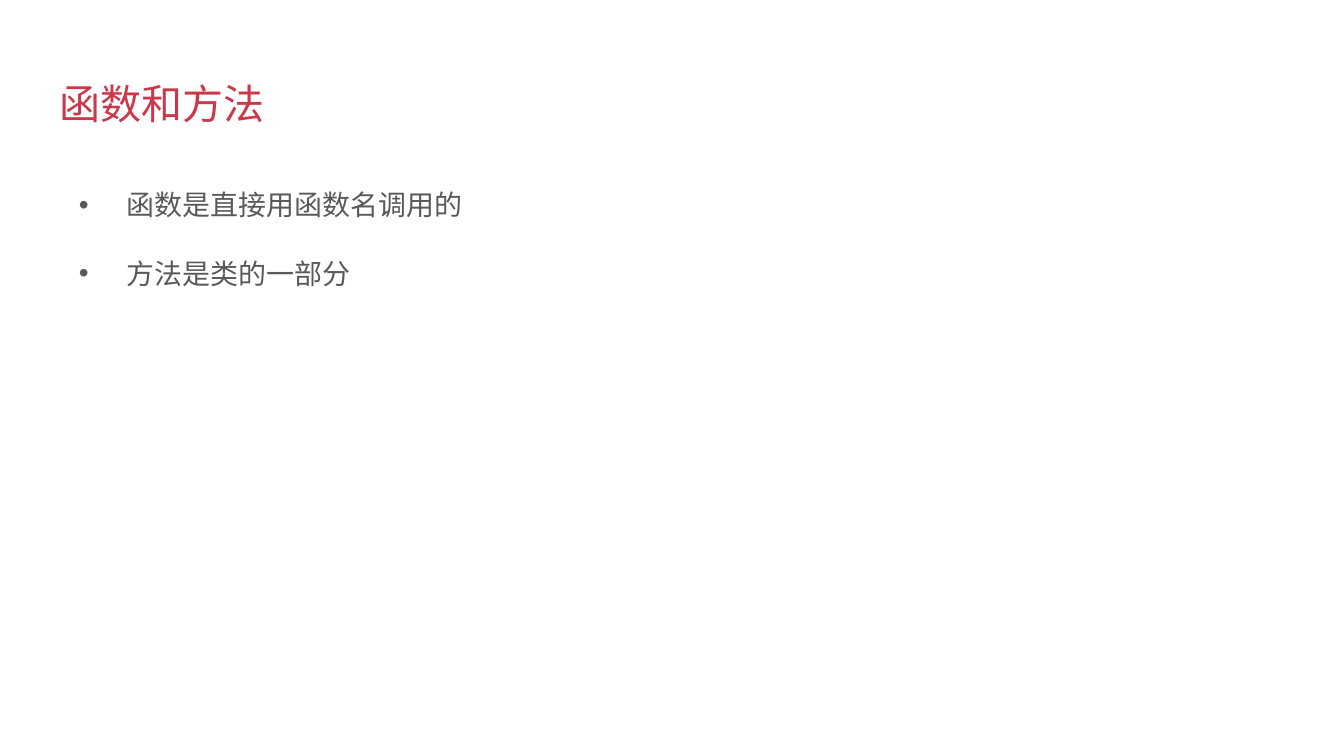
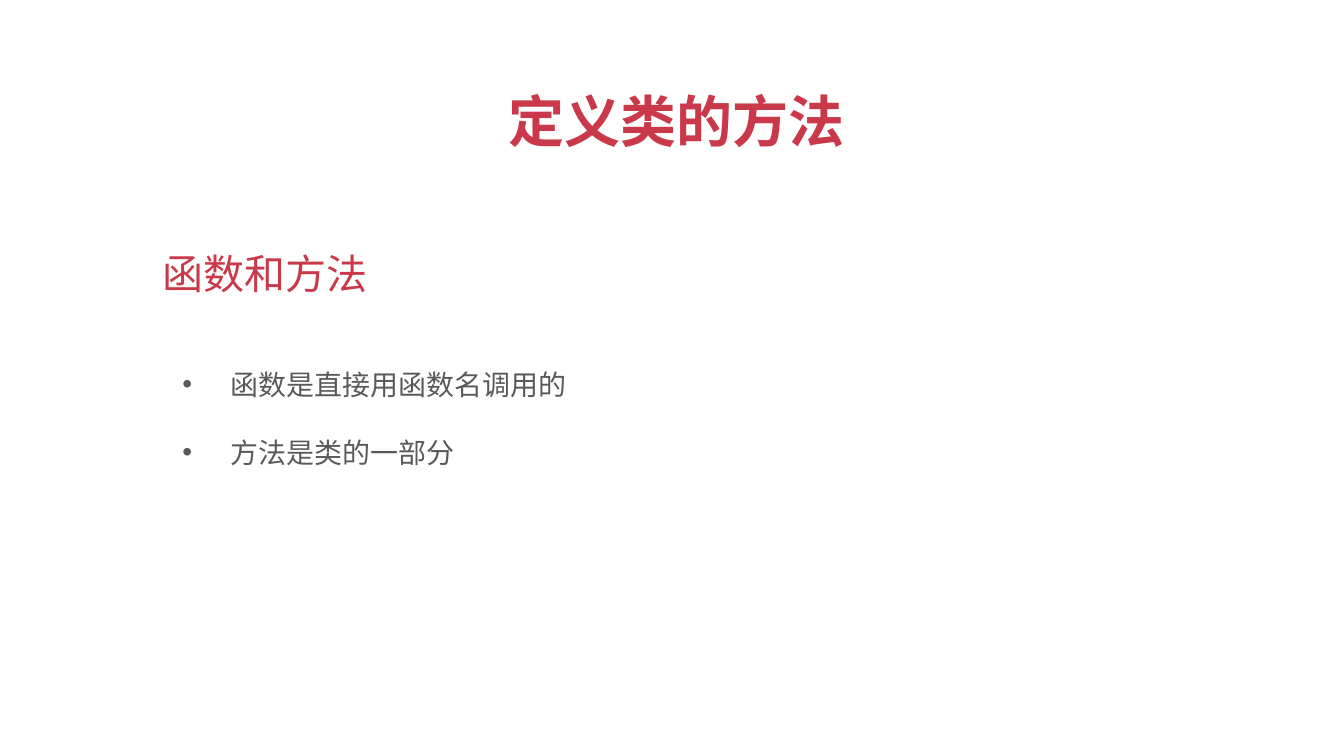
Before and after one commit to albert-feng/Python_OOP, a slide deck: slide 2 of ppt/3.3-定义类的方法.pptx. Drawn at 1344x756 pixels with LibreOffice and Linux fonts; fonts in the diff are those of the drawing. Boxes give left, top, right and bottom in pixels: in the first picture for what was removed or moved away, otherwise in the second. Text is boxed around its words. In the diff, an @@ line names an element or a change of style, - is before the commit and + after.

```diff
--- a/ppt/3.3-定义类的方法.pptx
+++ b/ppt/3.3-定义类的方法.pptx
@@ text added at [508, 94, 844, 147], 30 pt, text #C9394A, bold @@
+定义类的方法
@@ title "函数和方法": place and size @@
-title "函数和方法" at [59, 84, 264, 123]
+title "函数和方法" at [163, 254, 368, 293]
@@ text "函数是直接用函数名调用的": place and size @@
-text "函数是直接用函数名调用的" at [126, 191, 462, 286]
+text "函数是直接用函数名调用的" at [230, 371, 566, 465]
```
Also in this commit, not shown: 6 other slides changed, 4 other files.
